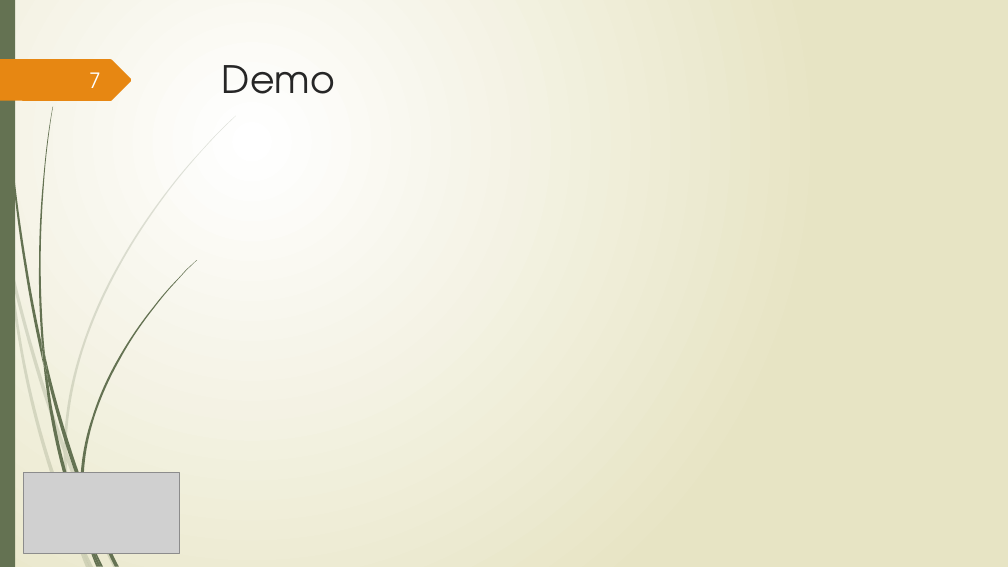
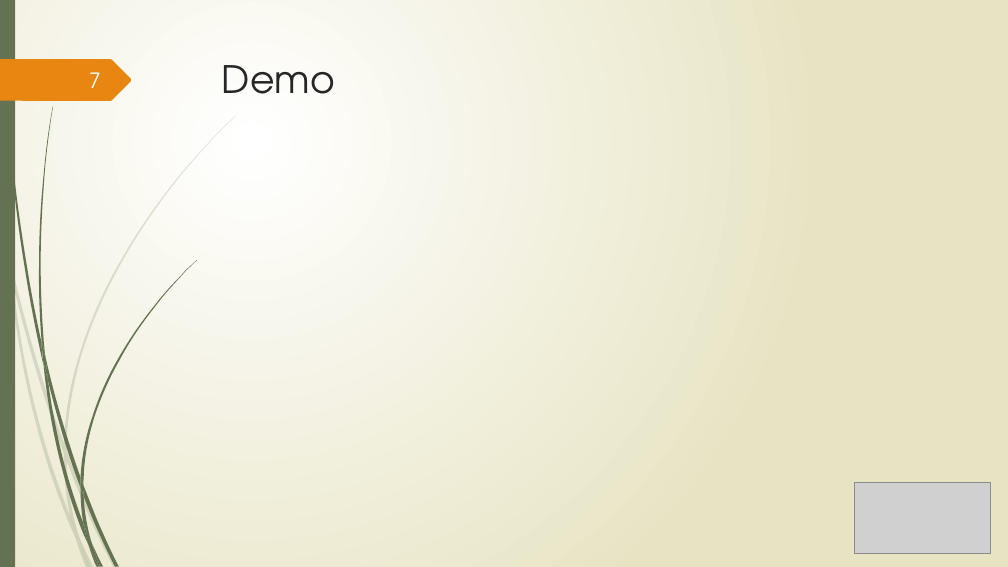
Before and after one commit to AlexandreTavernier/Boulderdash2, a slide deck: slide 7 of Boulder Dash Java Project.pptx. Drawn at 1008x567 pixels with LibreOffice and Linux fonts; fonts in the diff are those of the drawing; grey boxes stand for pictures. Boxes give left, top, right and bottom in pixels: in the first picture for what was removed or moved away, otherwise in the second. Text is boxed around its words. In the diff, an @@ line names an element or a change of style, - is before the commit and + after.

```diff
--- a/Boulder Dash Java Project.pptx
+++ b/Boulder Dash Java Project.pptx
@@ freeform shape added at (x1=80, y1=477, x2=83, y2=496), fill #647252 @@
@@ freeform shape added at (x1=80, y1=488, x2=91, y2=544), fill #647252 @@
@@ picture resized from (x1=23, y1=473, x2=179, y2=554) to (x1=855, y1=483, x2=991, y2=554) @@
```
Also in this commit, not shown: 7 other slides changed.
